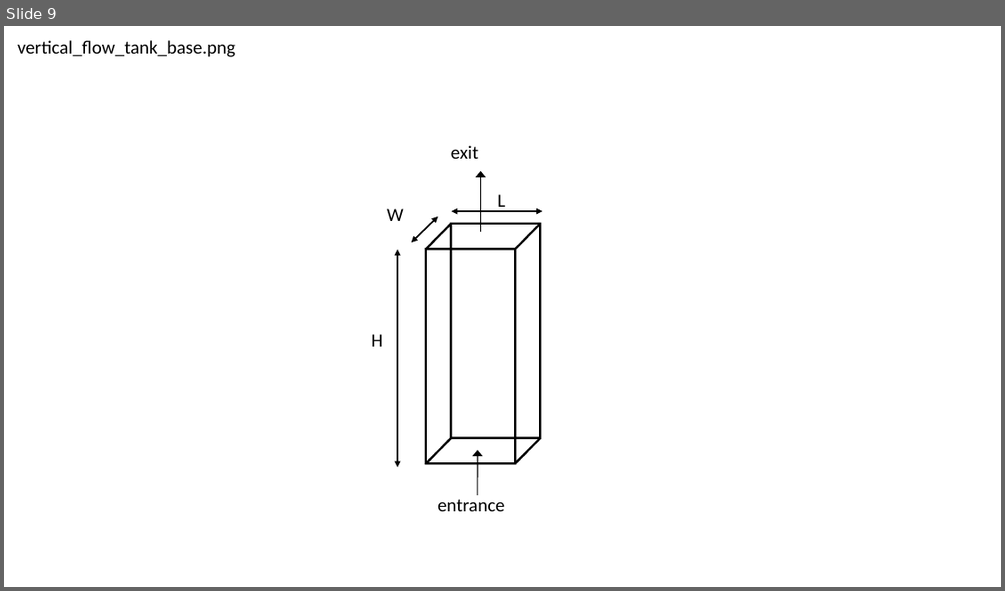
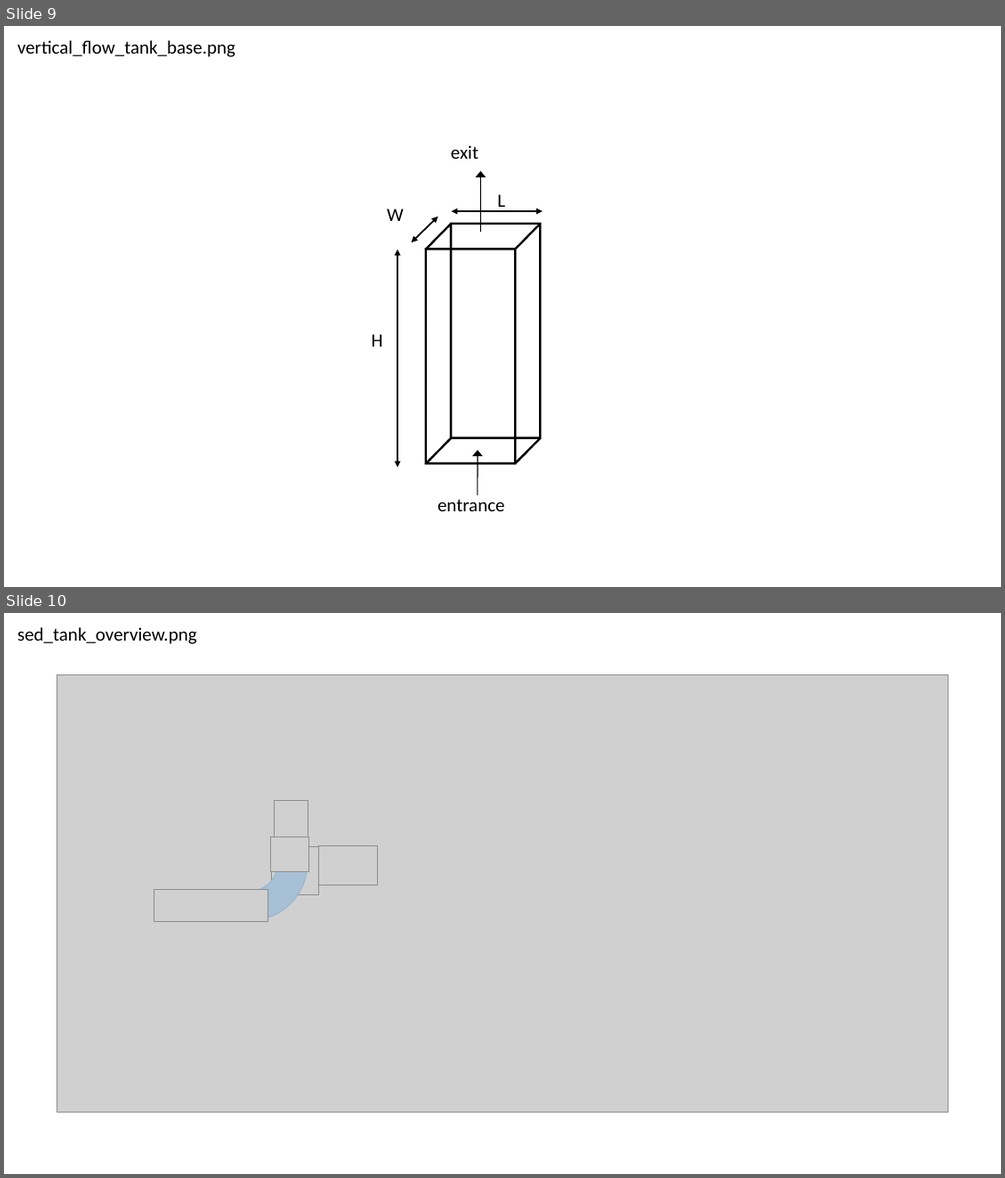
Before and after one commit to AguaClara/Textbook, a slide deck: Sedimentation_Diagrams.pptx. Shown one above the other, each under a label of ours: slide 9 before the commit, slides 9 and 10 after it. The pictures are 1005x591 and 1005x1178 pixels, drawn with LibreOffice and Linux fonts; fonts in the diff are those of the drawing; grey boxes stand for pictures. Boxes give left, top, right and bottom in pixels: in the first picture for what was removed or moved away, otherwise in the second. Text is boxed around its words. In the diff, an @@ line names an element or a change of style, - is before the commit and + after.

Commit message:
overview of sed tank

```diff
--- a/Sedimentation_Diagrams.pptx
+++ b/Sedimentation_Diagrams.pptx
@@ slide 10 added at (4,613,1001,1174), background #FFFFFF @@
@@ text added at (17,627,197,644), 18 pt, text #000000 @@
+sed_tank_overview.png
@@ picture added at (57,675,948,1111) @@
@@ arch (boxed as its full ring) added at (194,803,307,919), fill #A8C0D5, outline #98B7D0 1 pt @@
@@ picture added at (275,801,308,853) @@
@@ picture added at (271,847,319,895) @@
@@ picture added at (271,836,309,871) @@
@@ picture added at (319,846,378,885) @@
@@ picture added at (154,890,267,922) @@
```
Also in this commit, not shown: 2 other files.
